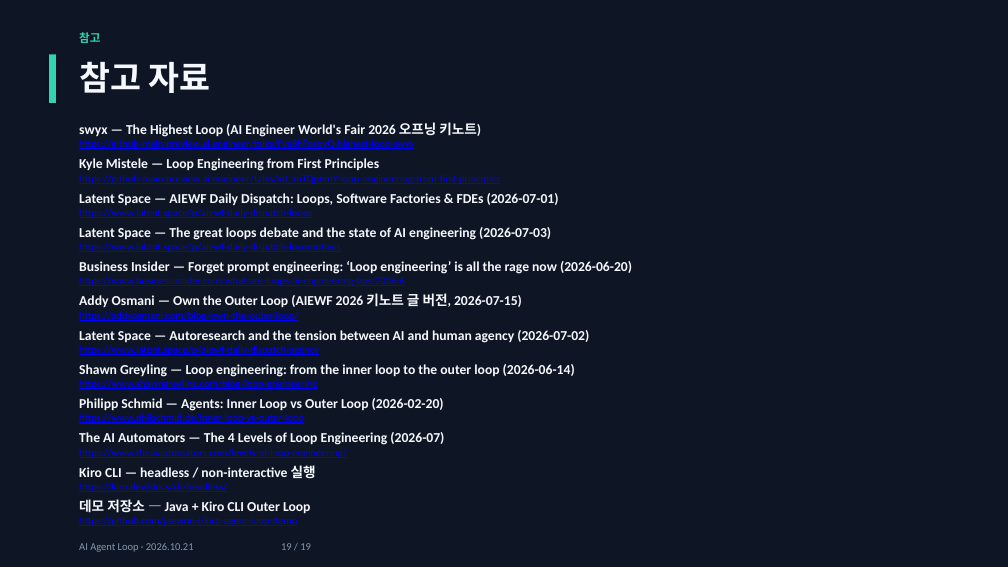
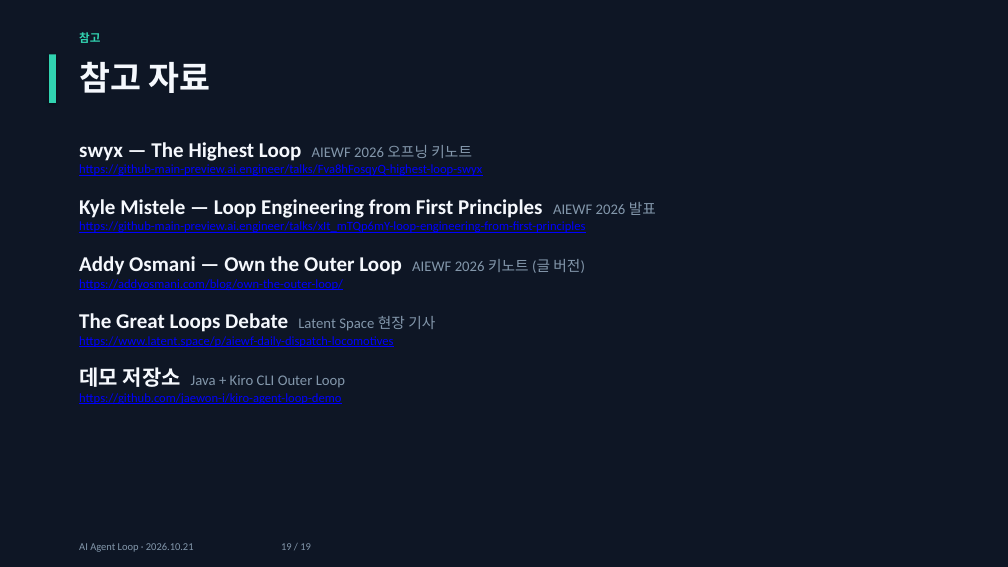
Before and after one commit to jaewon-i/kiro-agent-loop-demo, a slide deck: slide 19 of docs/AI_Agent_Loop.pptx. Drawn at 1008x567 pixels with LibreOffice and Linux fonts; fonts in the diff are those of the drawing. Boxes give left, top, right and bottom in pixels: in the first picture for what was removed or moved away, otherwise in the second. Text is boxed around its words. In the diff, an @@ line names an element or a change of style, - is before the commit and + after.

Commit message:
Slide 19: keep only core references

```diff
--- a/docs/AI_Agent_Loop.pptx
+++ b/docs/AI_Agent_Loop.pptx
@@ text "swyx — The Highest Loop ...": place and size @@
-text "swyx — The Highest Loop ..." at (79, 122, 632, 526)
+text "swyx — The Highest Loop ..." at (79, 142, 656, 404)
@@ text at (79, 142, 472, 161): text changed; size 13 to 20 pt @@
-swyx — The Highest Loop (AI Engineer World's Fair 2026 오프닝 키노트)
+swyx — The Highest Loop AIEWF 2026 오프닝 키노트
@@ text at (79, 164, 585, 404): size 10 to 12 pt in "https://github-main-preview.ai.engineer/talks/Fva8hFosqyQ-hi ...", "https://github-main-preview.ai.engineer/talks/xIt_mTQp6mY-lo ...", "https://www.latent.space/p/aiewf-daily-dispatch-locomotives", "https://github.com/jaewon-i/kiro-agent-loop-demo"; more space between paragraphs @@
@@ text at (79, 199, 656, 218): text changed; size 13 to 20 pt @@
-Kyle Mistele — Loop Engineering from First Principles
+Kyle Mistele — Loop Engineering from First Principles AIEWF 2026 발표
@@ text at (79, 256, 585, 332): text changed; size 13 to 12 pt; text colour #F5F8FD to #0000FF; bold off @@
-Latent Space — AIEWF Daily Dispatch: Loops, Software Factories & FDEs (2026-07-01)
-https://www.latent.space/p/aiewf-daily-dispatch-loops
-Latent Space — The great loops debate and the state of AI engineering (2026-07-03)
+Addy Osmani — Own the Outer Loop AIEWF 2026 키노트 (글 버전)
+https://addyosmani.com/blog/own-the-outer-loop/
+The Great Loops Debate Latent Space 현장 기사
@@ text at (79, 367, 345, 387): text changed; size 13 to 14 pt; text colour #F5F8FD to #8397AB; bold off @@
-Business Insider — Forget prompt engineering: ‘Loop engineering’ is all the rage now (2026-06-20)
-https://www.businessinsider.com/what-are-loops-ai-engineering-tips-2026-6
-Addy Osmani — Own the Outer Loop (AIEWF 2026 키노트 글 버전, 2026-07-15)
-https://addyosmani.com/blog/own-the-outer-loop/
-Latent Space — Autoresearch and the tension between AI and human agency (2026-07-02)
-https://www.latent.space/p/aiewf-daily-dispatch-agency
-Shawn Greyling — Loop engineering: from the inner loop to the outer loop (2026-06-14)
-https://www.shawngreyling.com/blog/loop-engineering
-Philipp Schmid — Agents: Inner Loop vs Outer Loop (2026-02-20)
-https://www.philschmid.de/inner-loop-vs-outer-loop
-The AI Automators — The 4 Levels of Loop Engineering (2026-07)
-https://www.theaiautomators.com/levels-of-loop-engineering/
-Kiro CLI — headless / non-interactive 실행
-https://kiro.dev/docs/cli/headless/
-데모 저장소 — Java + Kiro CLI Outer Loop
+데모 저장소 Java + Kiro CLI Outer Loop
```
